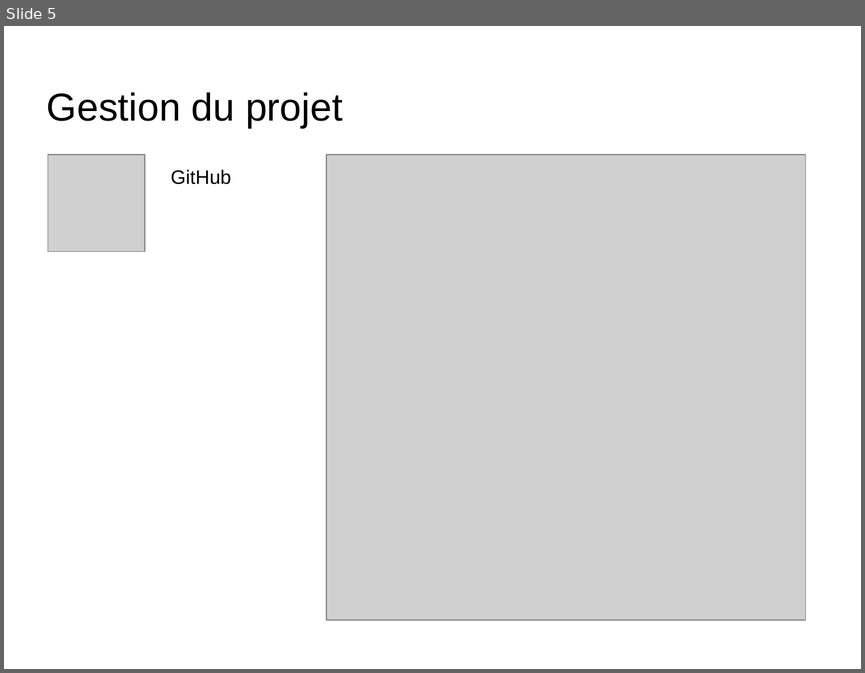
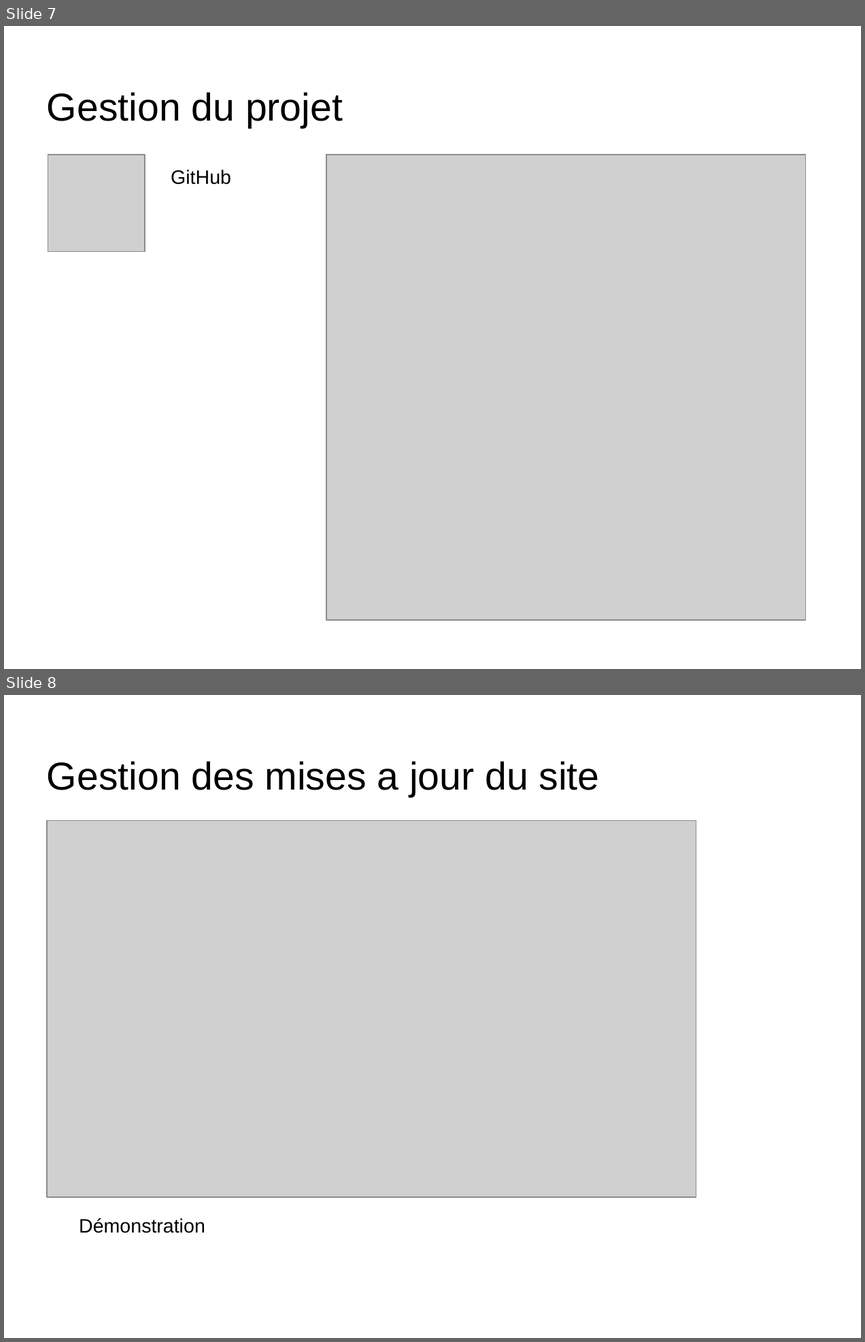
Before and after one commit to ClementM0512/Projet_Ortho, a slide deck: diapo karl Bourgault.odp. Shown one above the other, each under a label of ours: slide 5 before the commit, slides 7 and 8 after it. The pictures are 865x673 and 865x1342 pixels, drawn with LibreOffice and Linux fonts; fonts in the diff are those of the drawing; grey boxes stand for pictures; background and template pictures are left out. Boxes give left, top, right and bottom in pixels: in the first picture for what was removed or moved away, otherwise in the second. Text is boxed around its words. In the diff, an @@ line names an element or a change of style, - is before the commit and + after.

Commit message:
mise a jour jeu

```diff
--- a/diapo karl Bourgault.odp
+++ b/diapo karl Bourgault.odp
@@ slide 8 added at (4,695,861,1338), background picture (left out) @@
@@ title added at (47,761,600,797), 36 pt, text #000000 @@
+Gestion des mises a jour du site
@@ picture added at (47,820,696,1196) @@
@@ text added at (79,1218,205,1233), 18 pt, text #000000 @@
+Démonstration
@@ what was slide 5 is now slide 7 @@
```
Also in this commit, not shown: 5 other slides added, 2 slides removed, 4 other files.
